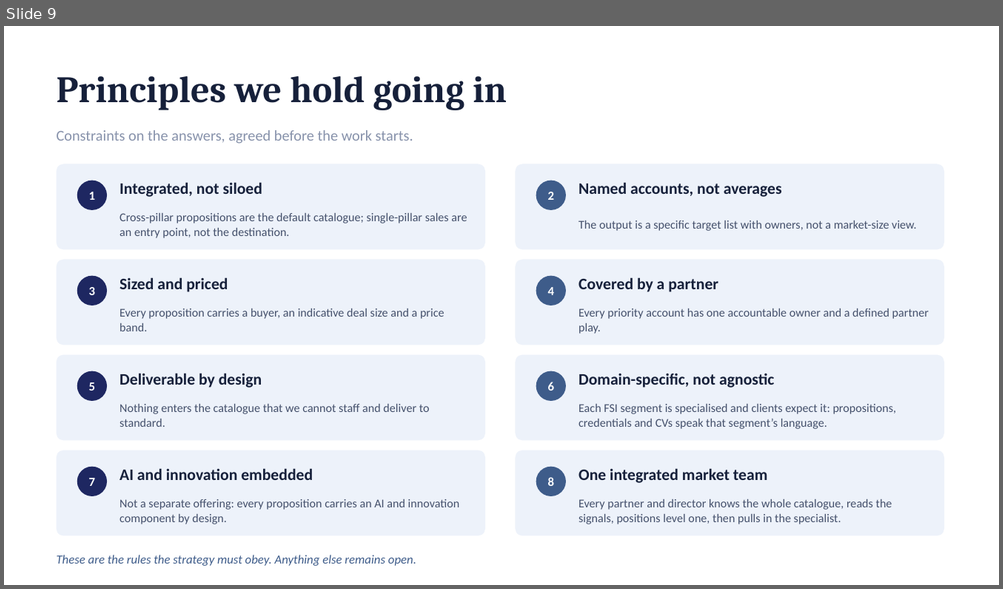
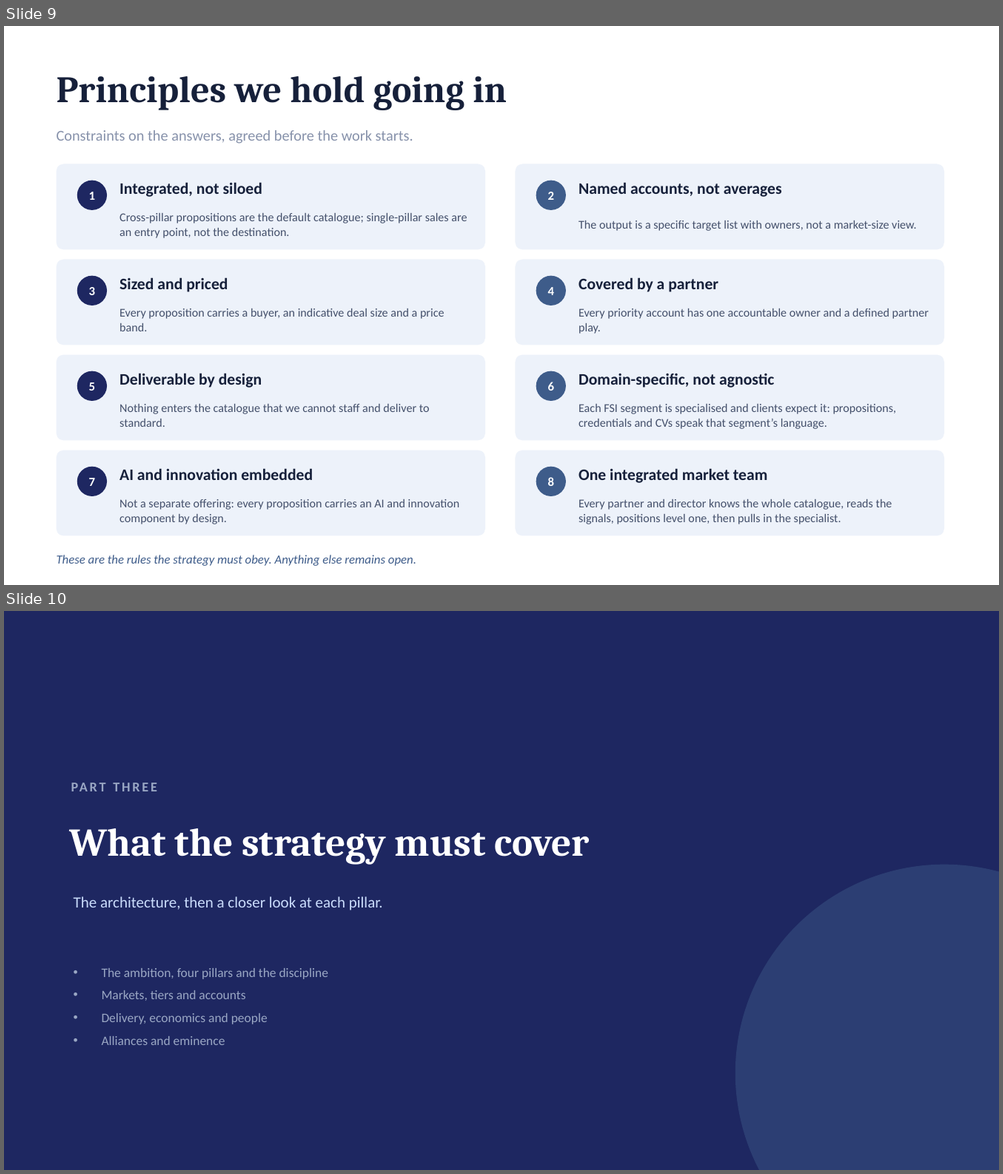
Before and after one commit to dhajjar-cyber/bae, a slide deck: FSI strategy/EAIND-FSI-Strategy-Development-Plan.pptx. Shown one above the other, each under a label of ours: slide 9 before the commit, slides 9 and 10 after it. The pictures are 1003x589 and 1003x1174 pixels, drawn with LibreOffice and Linux fonts; fonts in the diff are those of the drawing. Boxes give left, top, right and bottom in pixels: in the first picture for what was removed or moved away, otherwise in the second. Text is boxed around its words. In the diff, an @@ line names an element or a change of style, - is before the commit and + after.

```diff
--- a/FSI strategy/EAIND-FSI-Strategy-Development-Plan.pptx
+++ b/FSI strategy/EAIND-FSI-Strategy-Development-Plan.pptx
@@ slide 10 added at (4, 611, 999, 1170), background #1E2761 @@
@@ text added at (71, 772, 444, 801), 13 pt, text #9AA7C4, bold @@
+PART THREE
@@ text added at (70, 829, 589, 864), 38 pt, text #FFFFFF, bold @@
+What the strategy must cover
@@ ellipse added at (735, 865, 999, 1170), fill #3E5C8A at 45% opacity @@
@@ text added at (74, 897, 383, 911), 15 pt, text #CADCFC @@
+The architecture, then a closer look at each pillar.
@@ text added at (102, 968, 328, 1045), 12.5 pt, text #9AA7C4 @@
+• The ambition, four pillars and the discipline
+• Markets, tiers and accounts
+• Delivery, economics and people
+• Alliances and eminence
```
Also in this commit, not shown: 4 slides changed, 6 other slides added, 1 slide removed, 2 other files.
